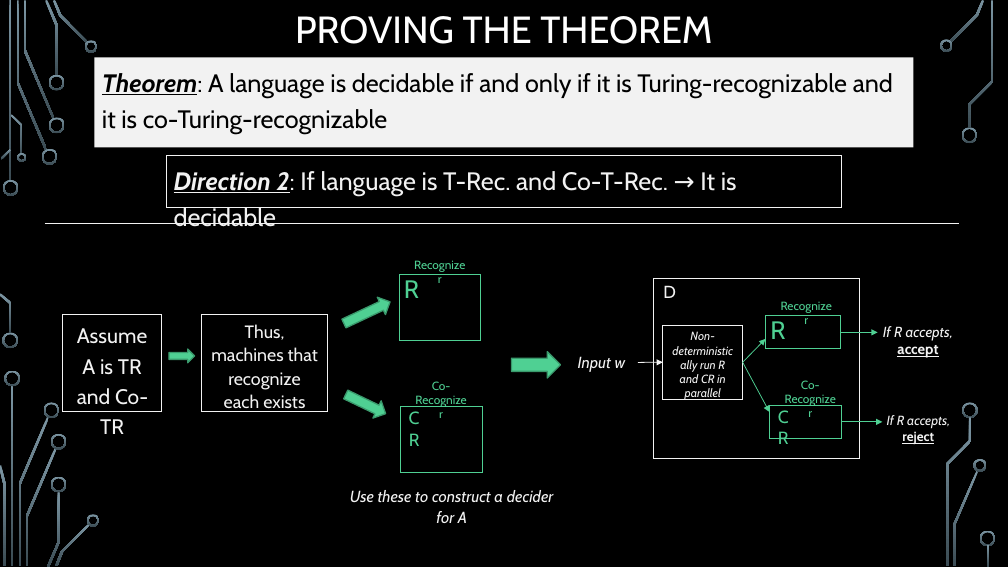
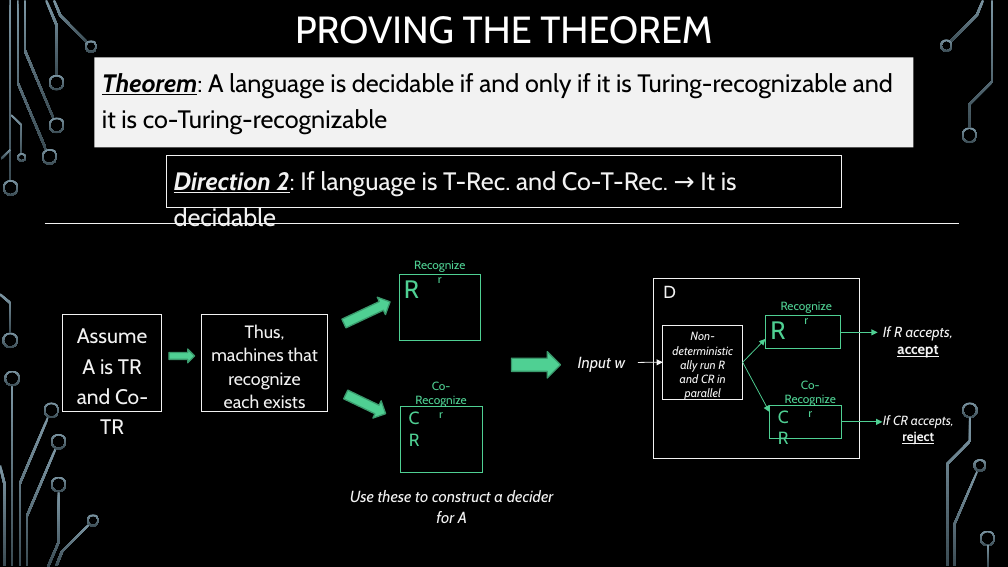
Before and after one commit to markfloryan/dmt2, a slide deck: slide 32 of slides/04-DecidableLanguages.pptx. Drawn at 1008x567 pixels with LibreOffice and Linux fonts; fonts in the diff are those of the drawing; background and template pictures are left out. Boxes give left, top, right and bottom in pixels: in the first picture for what was removed or moved away, otherwise in the second. Text is boxed around its words. In the diff, an @@ line names an element or a change of style, - is before the commit and + after.

```diff
--- a/slides/04-DecidableLanguages.pptx
+++ b/slides/04-DecidableLanguages.pptx
@@ text at (883,415,954,444): text changed @@
-If R accepts, reject
+If CR accepts, reject
```
Also in this commit, not shown: 1 other slide changed, 3 other files.
